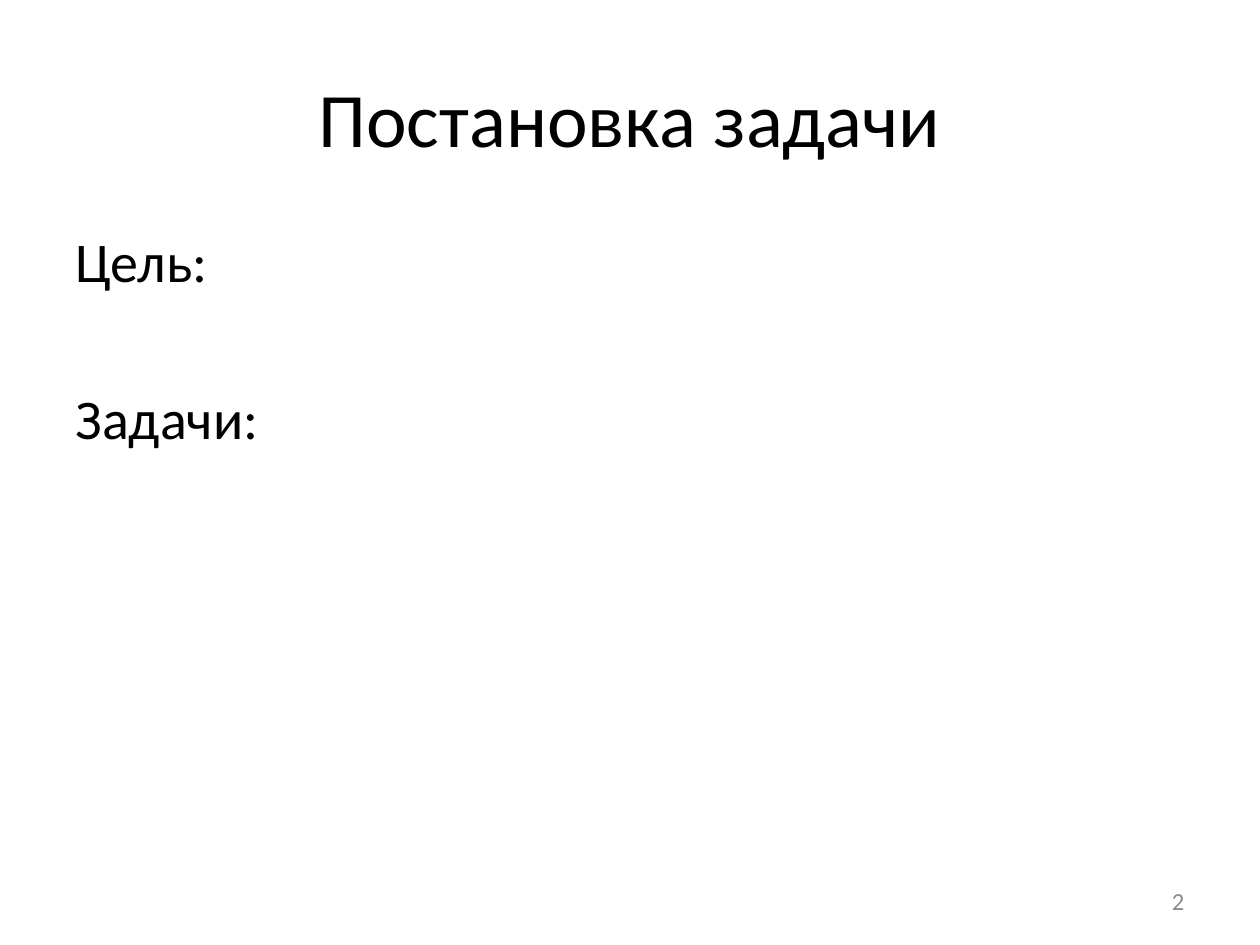
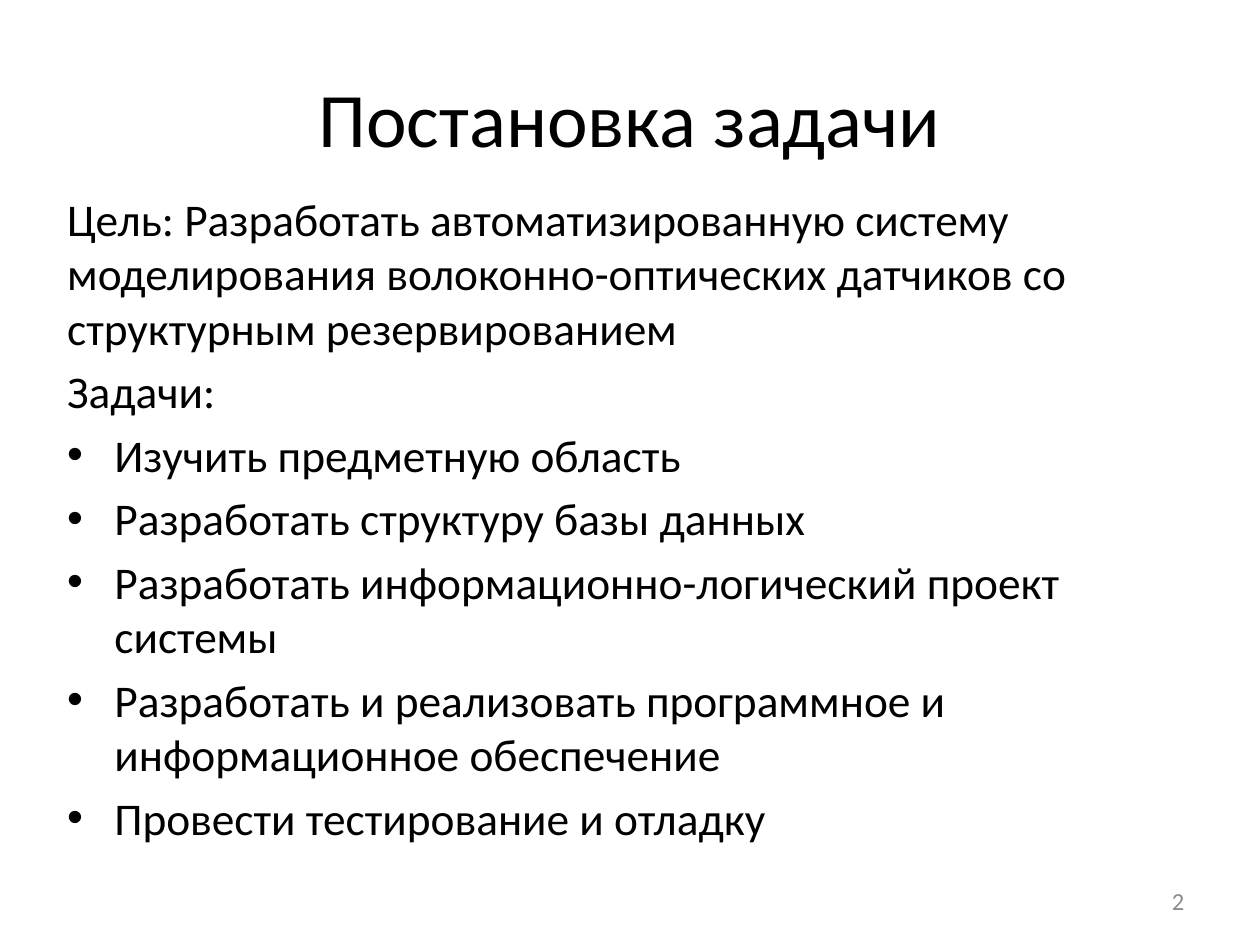
Before and after one commit to Morgan163/diplom, a slide deck: slide 2 of Автоматизированная система моделирования волоконно-оптических датчиков со структурным резервированием.pptx. Drawn at 1260x945 pixels with LibreOffice and Linux fonts; fonts in the diff are those of the drawing. Boxes give left, top, right and bottom in pixels: in the first picture for what was removed or moved away, otherwise in the second. Text is boxed around its words. In the diff, an @@ line names an element or a change of style, - is before the commit and + after.

```diff
--- a/Автоматизированная система моделирования волоконно-оптических датчиков со структурным резервированием.pptx
+++ b/Автоматизированная система моделирования волоконно-оптических датчиков со структурным резервированием.pptx
@@ text "Цель: Разработать автоматизированную систему моделирования ...": place and size @@
-text "Цель: Разработать автоматизированную систему моделирования ..." at <box>76,246,259,449</box>
+text "Цель: Разработать автоматизированную систему моделирования ..." at <box>67,205,1066,843</box>
@@ text at <box>67,205,1066,353</box>: text changed; size 32 to 25.9 pt @@
-Цель:
+Цель: Разработать автоматизированную систему моделирования волоконно-оптических датчиков со структурным резервированием
@@ text at <box>67,378,215,416</box>: size 32 to 25.9 pt in "Задачи:"; less space between paragraphs @@
@@ text at <box>114,441,1059,843</box>: paragraphs added @@
+• Изучить предметную область
+• Разработать структуру базы данных
+• Разработать информационно-логический проект системы
+• Разработать и реализовать программное и информационное обеспечение
+• Провести тестирование и отладку
```
Also in this commit, not shown: 2 other slides changed, 4 slides added, 1 slide removed, 1 other file.
